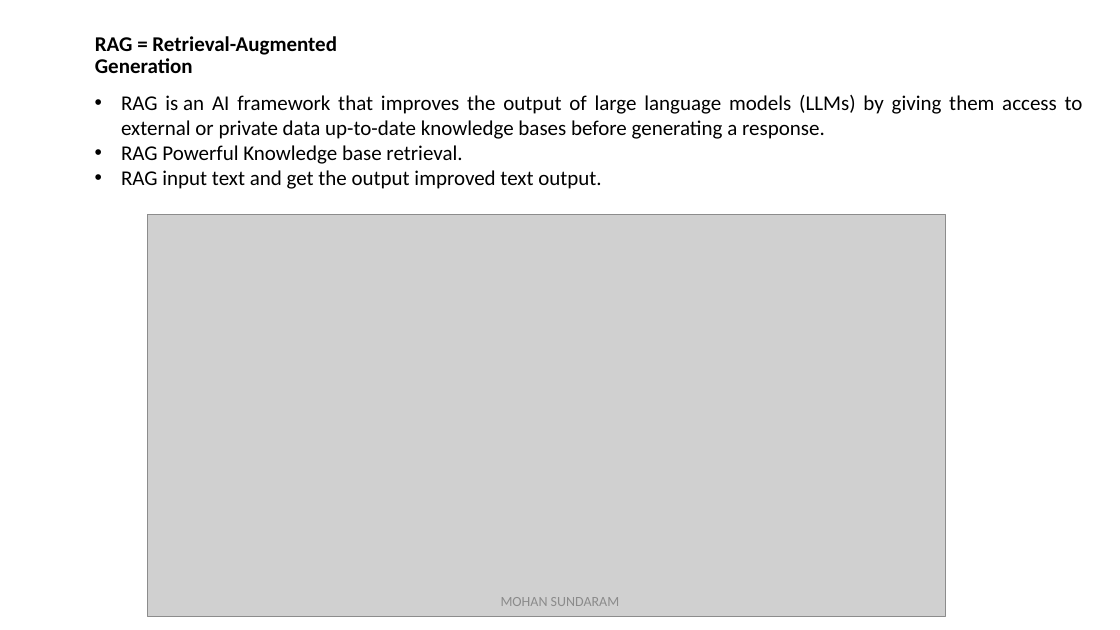
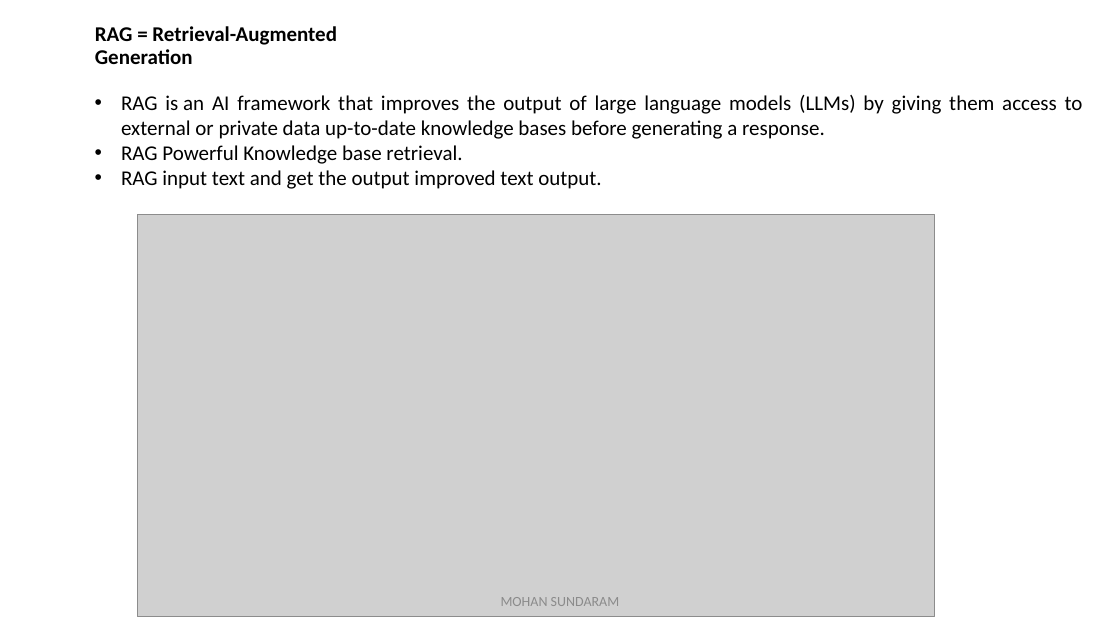
Before and after one commit to mohan4295work/Doc, a slide deck: slide 4 of Artificial Intelligence.pptx. Drawn at 1120x630 pixels with LibreOffice and Linux fonts; fonts in the diff are those of the drawing; grey boxes stand for pictures. Boxes give left, top, right and bottom in pixels: in the first picture for what was removed or moved away, otherwise in the second. Text is boxed around its words. In the diff, an @@ line names an element or a change of style, - is before the commit and + after.

```diff
--- a/Artificial Intelligence.pptx
+++ b/Artificial Intelligence.pptx
@@ title "RAG = Retrieval-Augmented Generation": place and size @@
-title "RAG = Retrieval-Augmented Generation" at bbox=[95, 36, 337, 73]
+title "RAG = Retrieval-Augmented Generation" at bbox=[95, 26, 337, 64]
@@ picture: place and size @@
-picture at bbox=[148, 214, 945, 617]
+picture at bbox=[137, 214, 934, 617]
```
Also in this commit, not shown: 2 other slides changed.
